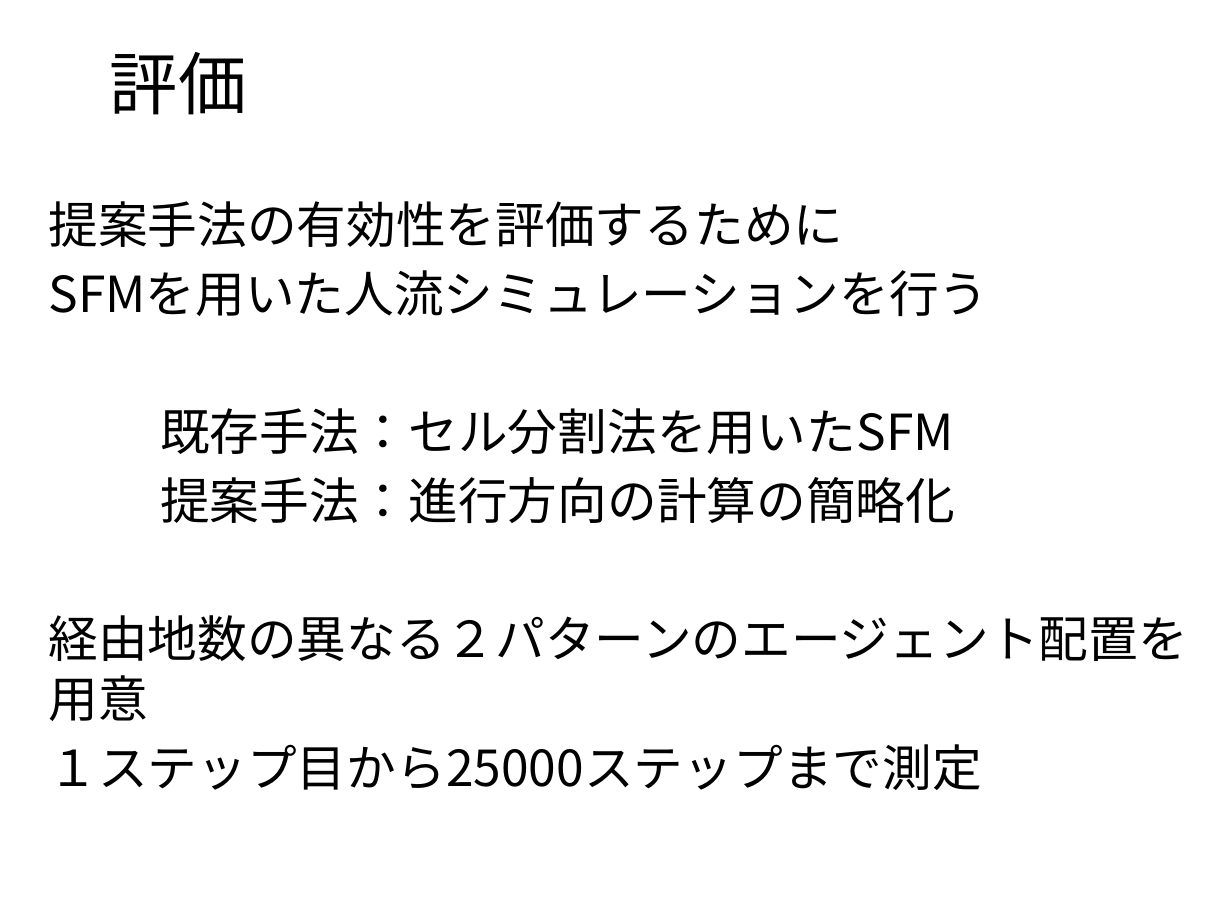
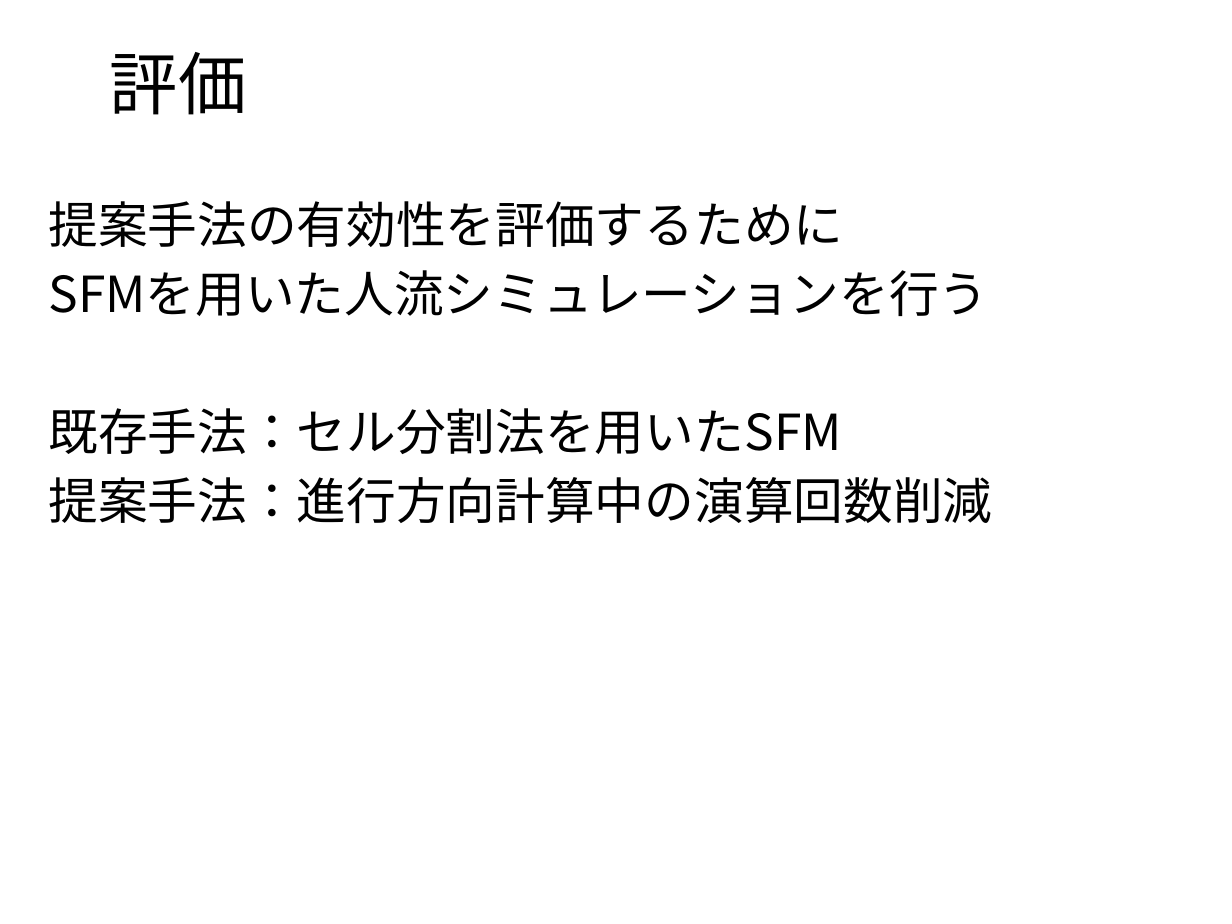
Before and after one commit to payao8810/shuron, a slide deck: slide 29 of slide.odp (slide 21 before the commit). Drawn at 1232x924 pixels with LibreOffice and Linux fonts; fonts in the diff are those of the drawing; background and template pictures are left out. Boxes give left, top, right and bottom in pixels: in the first picture for what was removed or moved away, otherwise in the second. Text is boxed around its words. In the diff, an @@ line names an element or a change of style, - is before the commit and + after.

```diff
--- a/slide.odp
+++ b/slide.odp
@@ text at (48,477,992,523): text changed @@
-提案手法：進行方向の計算の簡略化
-経由地数の異なる２パターンのエージェント配置を用意
-１ステップ目から25000ステップまで測定
+提案手法：進行方向計算中の演算回数削減
```
Also in this commit, not shown: 26 other slides changed, 17 slides added, 6 slides removed.
